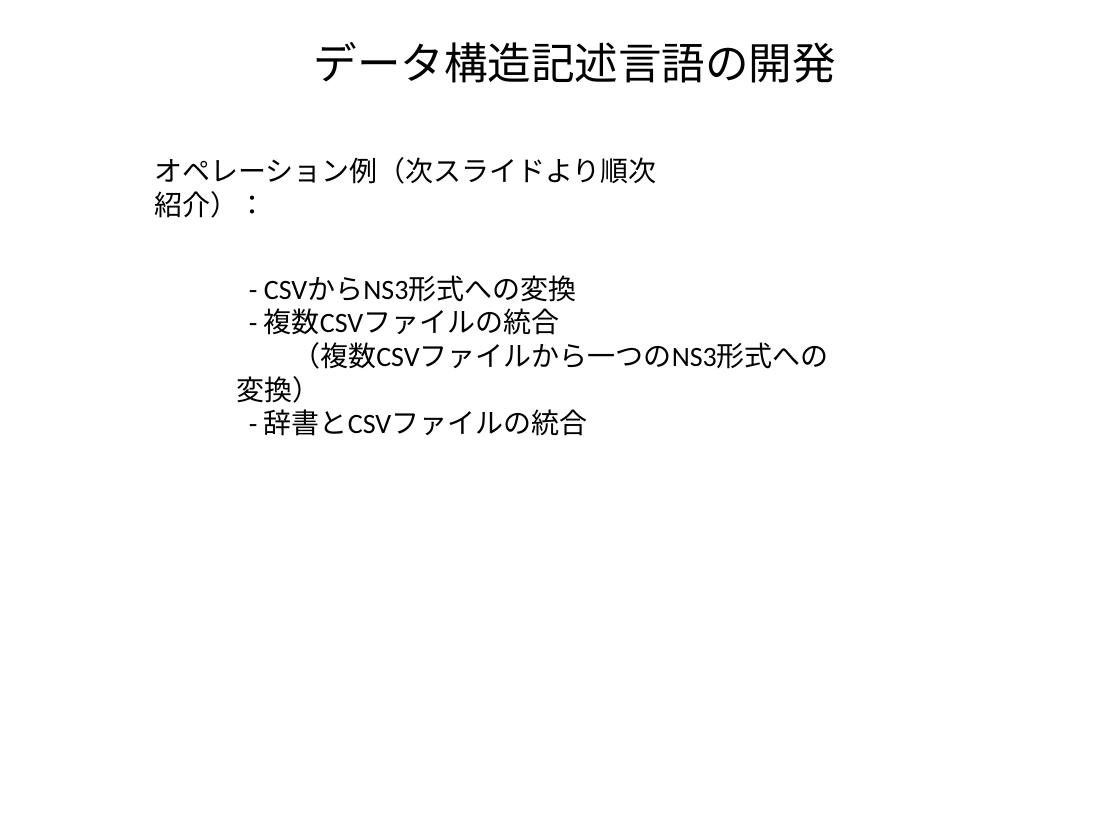
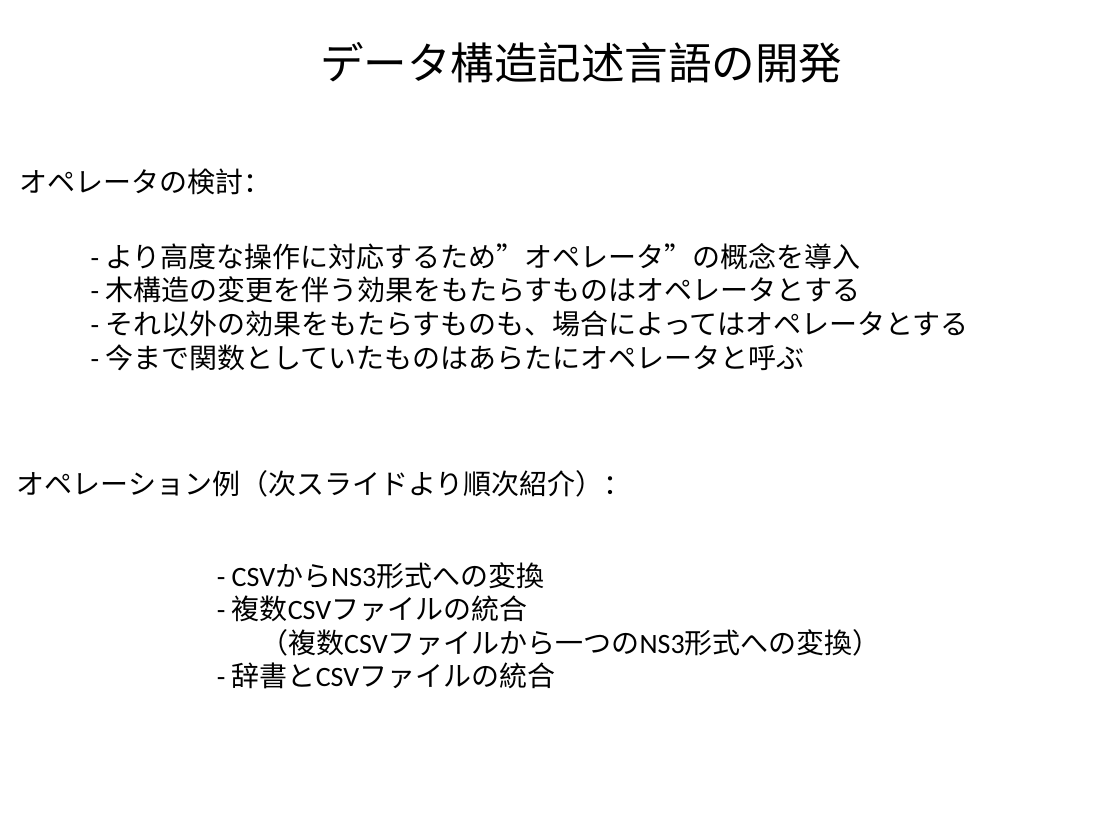
Before and after one commit to kouamano/RECURSIVE-SYSTEM, a slide deck: slide 3 of Document/tq_op_example.pptx. Drawn at 1120x840 pixels with LibreOffice and Linux fonts; fonts in the diff are those of the drawing. Boxes give left, top, right and bottom in pixels: in the first picture for what was removed or moved away, otherwise in the second. Text is boxed around its words. In the diff, an @@ line names an element or a change of style, - is before the commit and + after.

```diff
--- a/Document/tq_op_example.pptx
+++ b/Document/tq_op_example.pptx
@@ text "データ構造記述言語の開発" moved from (x1=314, y1=42, x2=836, y2=83) to (x1=320, y1=42, x2=842, y2=83) @@
@@ text added at (x1=19, y1=168, x2=271, y2=195), 18 pt, text #000000 @@
+オペレータの検討：
@@ text added at (x1=106, y1=243, x2=969, y2=371), 18 pt, text #000000 @@
+- より高度な操作に対応するため”オペレータ”の概念を導入
+- 木構造の変更を伴う効果をもたらすものはオペレータとする
+- それ以外の効果をもたらすものも、場合によってはオペレータとする
+- 今まで関数としていたものはあらたにオペレータと呼ぶ
@@ text "オペレーション例（次スライドより順次紹介）：" rewrapped from (x1=154, y1=157, x2=657, y2=218) to (x1=17, y1=470, x2=632, y2=497) @@
@@ text "- CSVからNS3形式への変換" rewrapped from (x1=264, y1=276, x2=829, y2=436) to (x1=232, y1=562, x2=881, y2=689) @@
```
Also in this commit, not shown: 7 other slides changed.
